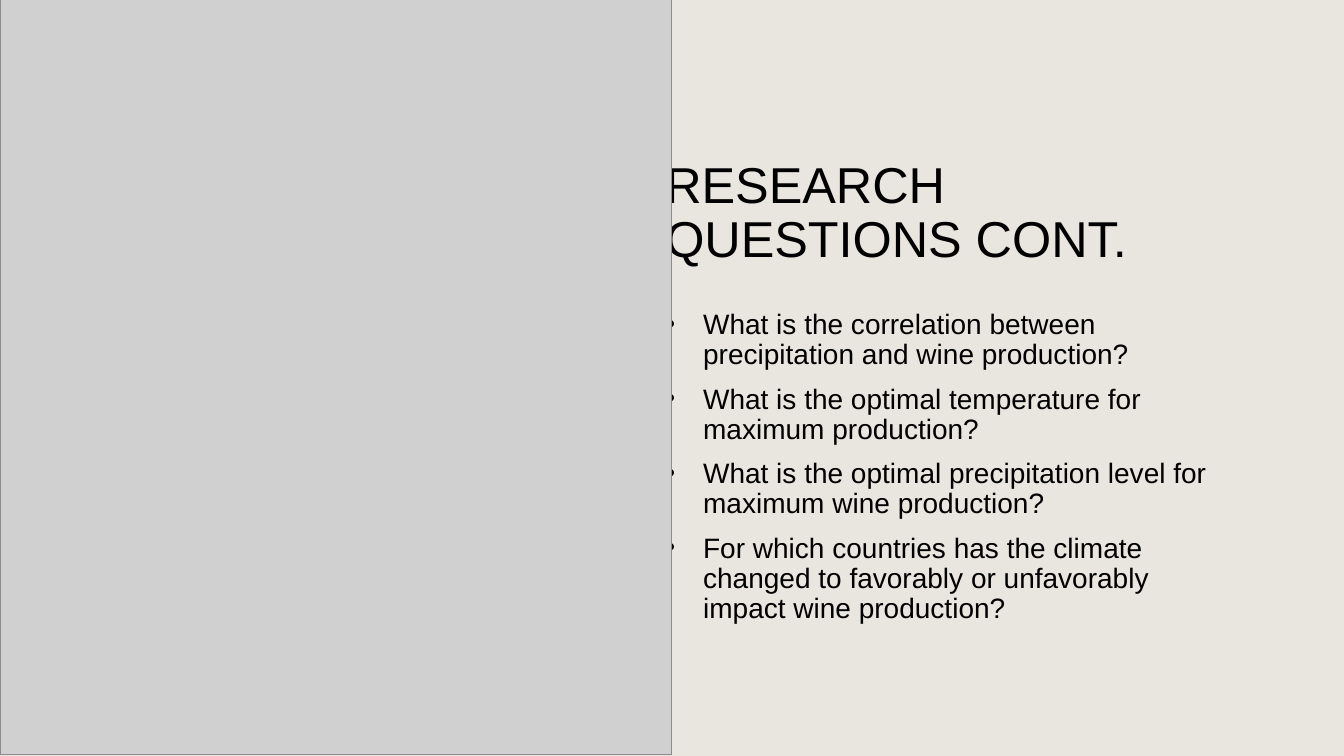
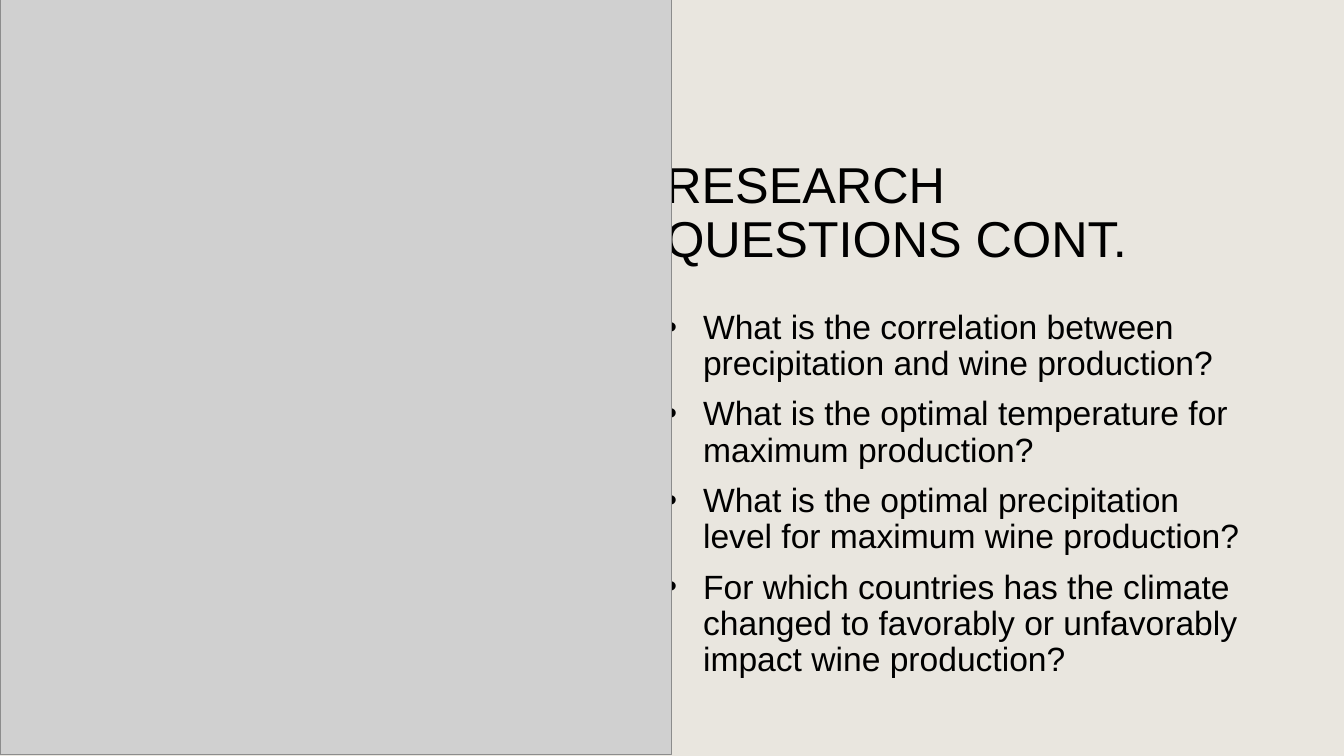
Before and after one commit to omomadcat/Viticulture, a slide deck: slide 4 of UCBproj1.pptx. Drawn at 1344x756 pixels with LibreOffice and Linux fonts; fonts in the diff are those of the drawing; grey boxes stand for pictures; background and template pictures are left out. Boxes give left, top, right and bottom in pixels: in the first picture for what was removed or moved away, otherwise in the second. Text is boxed around its words. In the diff, an @@ line names an element or a change of style, - is before the commit and + after.

```diff
--- a/UCBproj1.pptx
+++ b/UCBproj1.pptx
@@ text "What is the correlation between ..." at bbox=[703, 314, 1239, 678]: size 20 to 24 pt @@
```
Also in this commit, not shown: 1 other slide changed.
